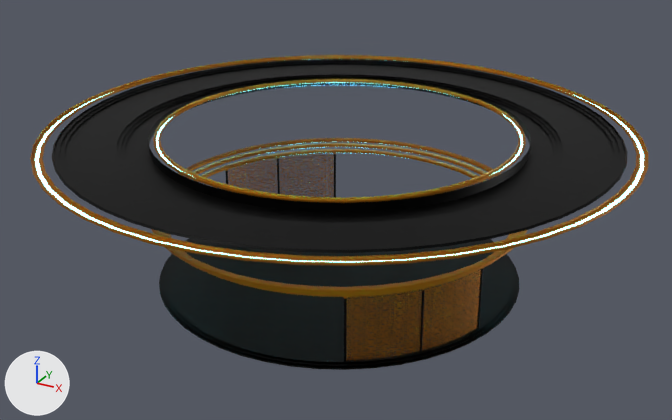
One commit to the FBX model A3DPIE/Assets/Assets/MeshesPrefabs/zMisc/Platform Round.fbx: the scene before it, then after it.
Before and after are seen from a 50 mm camera at (29.1, -53.4, 31.6) aimed at (-0.1, -0.3, 5.0). Every picture has the same lights, and +X, +Y and +Z are marked at lower left.

Before the edit, the objects in view are built like this:
```python
me_circle_006 = bpy.data.meshes.new('Circle.006')
me_circle_006.from_pydata(...)  # 7604 vertices, 7213 faces; spans x -20.3..20.3, y -20.3..20.3, z 0.0..11.0
# faces by material slot: [961, 4548, 1680, 24]
me_circle_006.materials.append(mat_dark_metal)
me_circle_006.materials.append(mat_gold)  # brown #ae6b00
me_circle_006.materials.append(mat_emissive)  # white #e7e7e7
me_circle_006.materials.append(mat_rectdesign)
ob_platform_round = bpy.data.objects.new('Platform Round', me_circle_006)
ob_platform_round.location = (0.0, 0.0, 0.0)
```
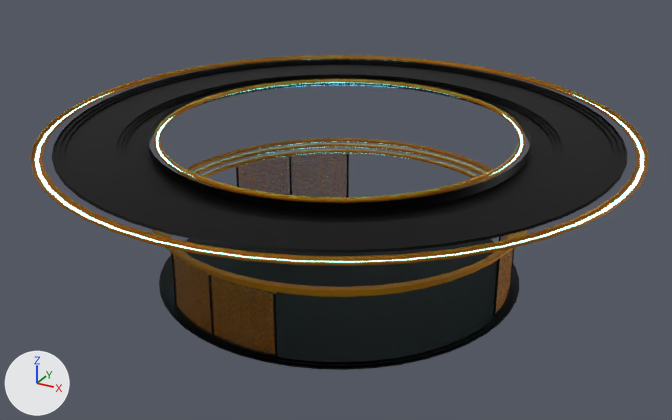
Where the change shows, as pixel boxes (x1, y1, x2, y2) in the pictures (672 x 420 px; the box of a moved part takes in the faces that stretch with it):
part 1 of me_circle_006, moved or reshaped (not visible afterwards)
    before: (476, 268, 483, 328)
part 2 of me_circle_006, moved or reshaped
    before: (419, 288, 425, 352)
    after: (509, 247, 515, 284)
part 3 of me_circle_006, added
    after: (171, 253, 178, 306)
part 4 of me_circle_006, added
    after: (272, 291, 278, 355)
part 5 of me_circle_006, added
    after: (207, 273, 214, 335)
part 6 of me_circle_006, added (brown)
    after: (173, 255, 275, 354)
part 7 of me_circle_006, added (brown)
    after: (173, 256, 275, 354)
part 8 of me_circle_006, moved or reshaped
    before: (225, 152, 336, 197)
    after: (236, 153, 349, 198)
part 9 of me_circle_006, moved or reshaped
    before: (343, 270, 481, 361)
    after: (493, 235, 513, 315)

Edits to the bpy script that builds the scene:
```text
Change me_circle_006:
    used by ob_platform_round; location = (0.0, 0.0, 0.0)
    remove me_circle_006.from_pydata(...)  # 7604 vertices, 7213 faces; spans x -20.3..20.3, y -20.3..20.3, z 0.0..11.0
    add me_circle_006.from_pydata(...)  # 7902 vertices, 7459 faces; spans x -20.3..20.3, y -20.3..20.3, z 0.0..11.0
    me_circle_006 part 1: the loose piece of 90 vertices spanning x 11.8..12.1, y -3.2..-3.0, z 0.0..5.0 is turned 55 degrees about the z axis through the mesh origin
    me_circle_006 part 2: the loose piece of 90 vertices spanning x 9.7..10.0, y -7.6..-7.3, z 0.0..5.0 is turned 55 degrees about the z axis through the mesh origin
    me_circle_006 part 3: the loose piece of 90 vertices spanning x 6.1..6.4, y -10.8..-10.5, z 0.0..5.0 is copied, and the copy is turned -65 degrees about the z axis through the mesh origin; it spans x -7.1..-6.9, y -10.3..-10.0, z 0.0..5.0
    me_circle_006 part 4: the loose piece of 90 vertices spanning x 6.1..6.4, y -10.8..-10.5, z 0.0..5.0 is copied, and the copy is moved by (-4.0, -1.5, 0.0); it spans x 2.1..2.3, y -12.3..-12.0, z 0.0..5.0
    me_circle_006 part 5: the loose piece of 90 vertices spanning x 9.7..10.0, y -7.6..-7.3, z 0.0..5.0 is copied, and the copy is turned -65 degrees about the z axis through the mesh origin; it spans x -2.7..-2.5, y -12.2..-11.9, z 0.0..5.0
    me_circle_006 part 6: the loose piece of 14 vertices spanning x 6.2..11.9, y -10.6..-3.1, z 0.3..4.8 is copied, and the copy is turned -65 degrees about the z axis through the mesh origin; it spans x -7.0..2.2, y -12.3..-10.2, z 0.3..4.8
    me_circle_006 part 7: the loose piece of 14 vertices spanning x 6.2..11.9, y -10.6..-3.1, z 0.3..4.8 is copied, and the copy is turned -65 degrees about the z axis through the mesh origin; it spans x -7.0..2.2, y -12.3..-10.1, z 0.3..4.8
    me_circle_006 part 8: 298 vertices moved from x -12.1..-6.1, y 3.0..10.8, z 0.0..5.0 to x -11.7..-5.1, y 4.0..11.3, z 0.0..5.0
    me_circle_006 part 9: 94 vertices moved from x 6.1..6.4, y -10.8..-10.5, z 0.0..5.0 to x 12.2..12.4, y -1.1..-0.9, z 0.0..5.0; 24 vertices removed from x 7.6..11.9, y -9.8..-3.1, z 0.3..4.8; 24 vertices added at x 9.4..12.3, y 0.6..8.0, z 0.3..4.8
```
